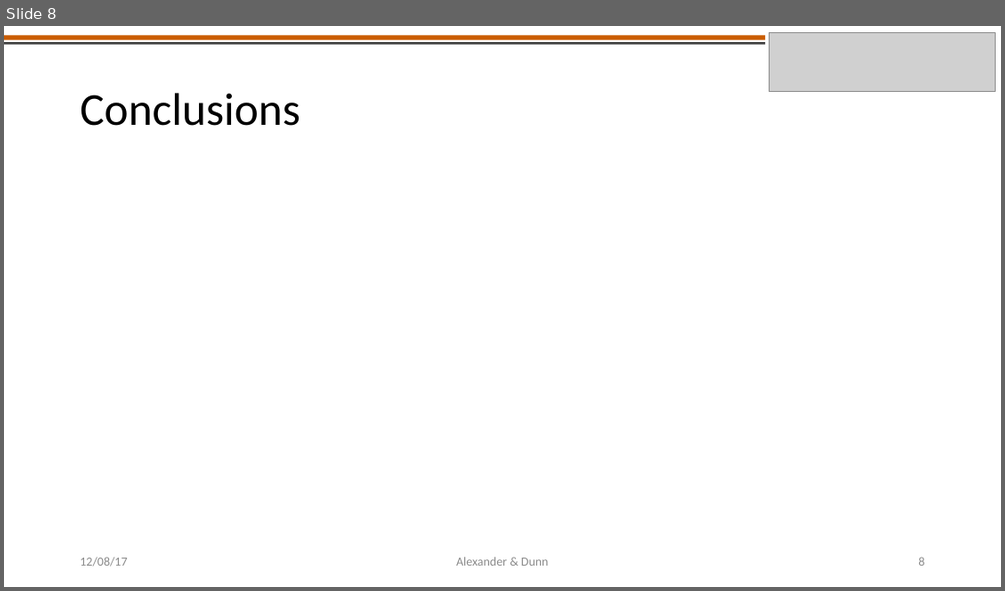
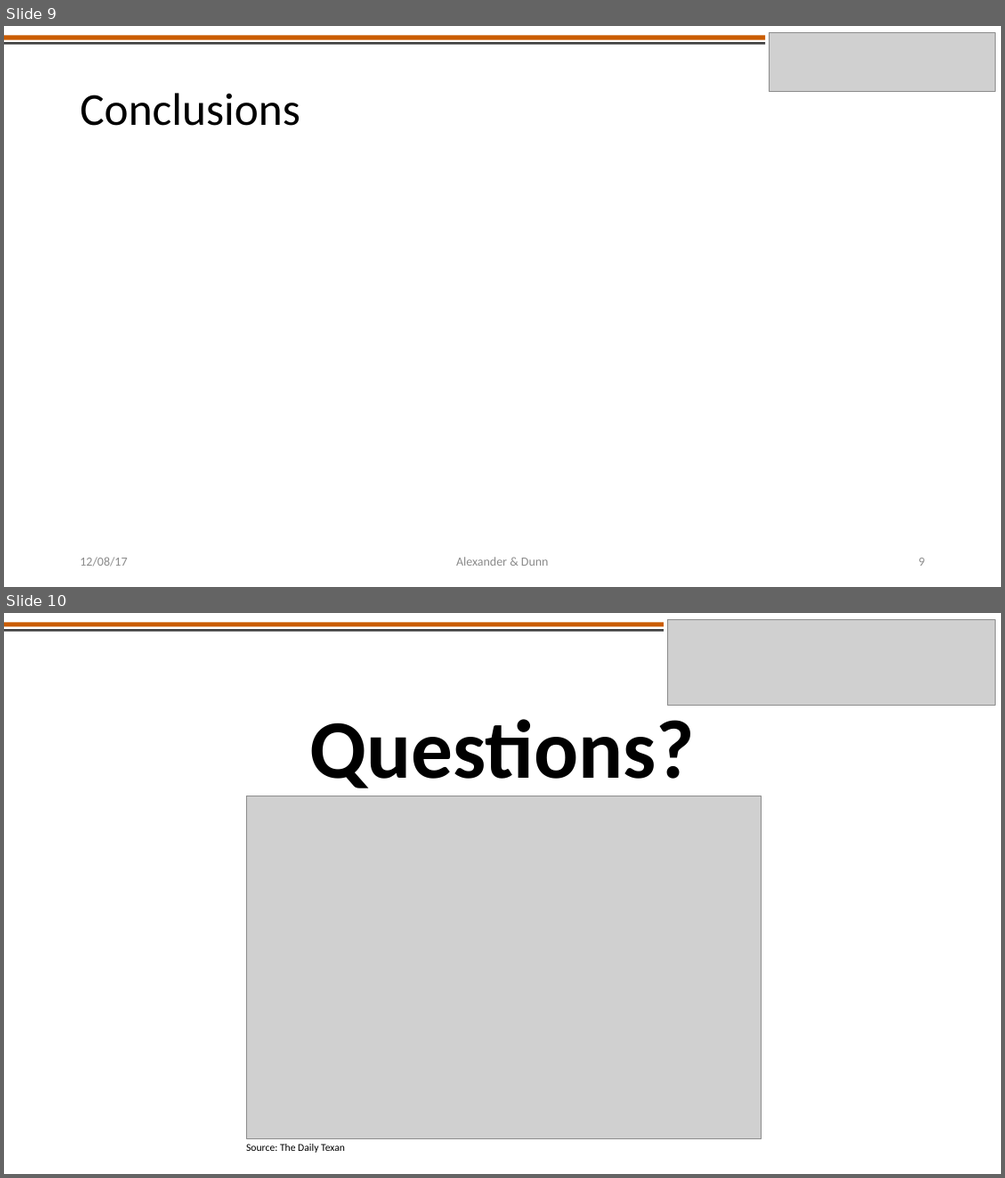
Before and after one commit to americalexander/mrFinishLine, a slide deck: CE391F_project_presentation_alexander_dunn.pptx. Shown one above the other, each under a label of ours: slide 8 before the commit, slides 9 and 10 after it. The pictures are 1005x591 and 1005x1178 pixels, drawn with LibreOffice and Linux fonts; fonts in the diff are those of the drawing; grey boxes stand for pictures. Boxes give left, top, right and bottom in pixels: in the first picture for what was removed or moved away, otherwise in the second. Text is boxed around its words. In the diff, an @@ line names an element or a change of style, - is before the commit and + after.

```diff
--- a/CE391F_project_presentation_alexander_dunn.pptx
+++ b/CE391F_project_presentation_alexander_dunn.pptx
@@ slide 10 added at box(4, 613, 1001, 1174), background #FFFFFF @@
@@ rectangle added at box(4, 622, 663, 626), fill #CA5C00 @@
@@ rectangle added at box(4, 629, 663, 632), fill #404040 @@
@@ picture added at box(667, 620, 995, 705) @@
@@ title added at box(310, 719, 695, 798), 80 pt, text #000000, bold @@
+Questions?
@@ picture added at box(247, 796, 761, 1139) @@
@@ text added at box(246, 1143, 345, 1152), 10 pt, text #000000 @@
+Source: The Daily Texan
@@ what was slide 8 is now slide 9 @@
@@ page number at box(918, 557, 924, 565): text changed @@
-8
+9
```
Also in this commit, not shown: 6 slides changed, 1 other slide added, 1 slide removed.
